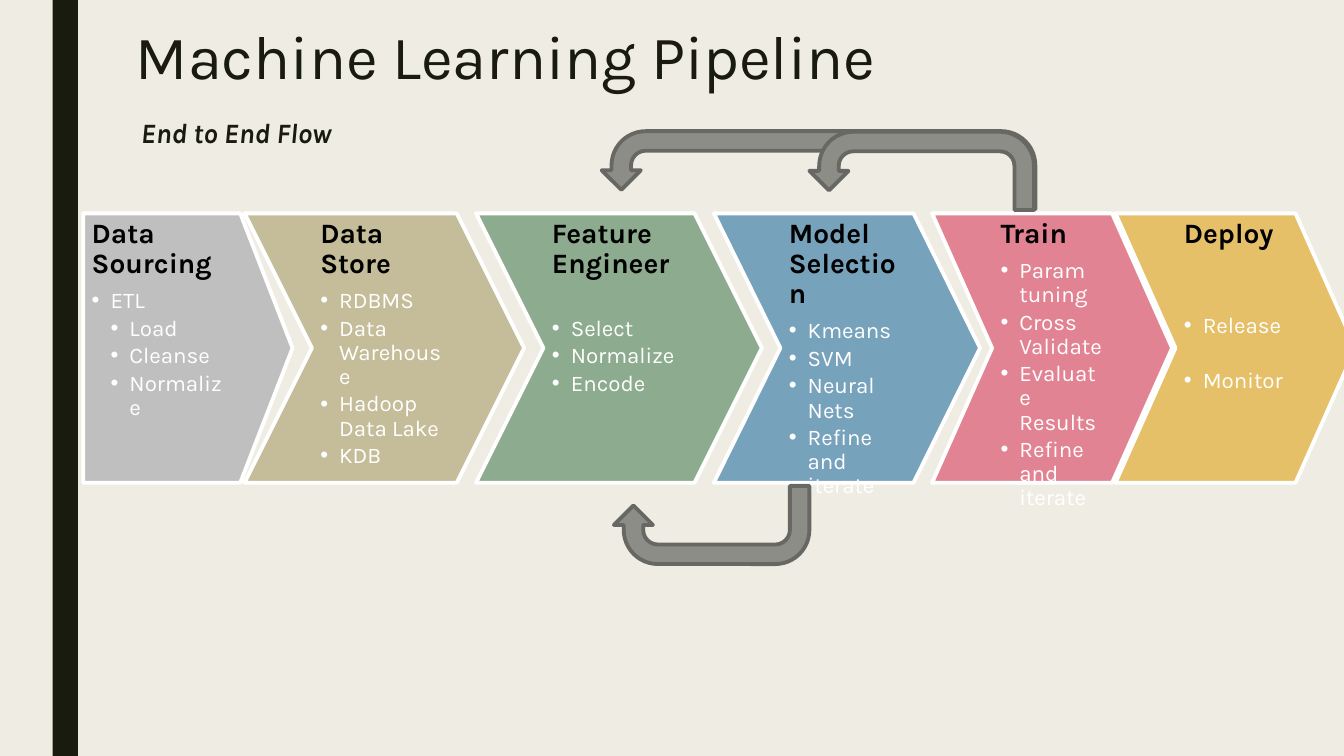
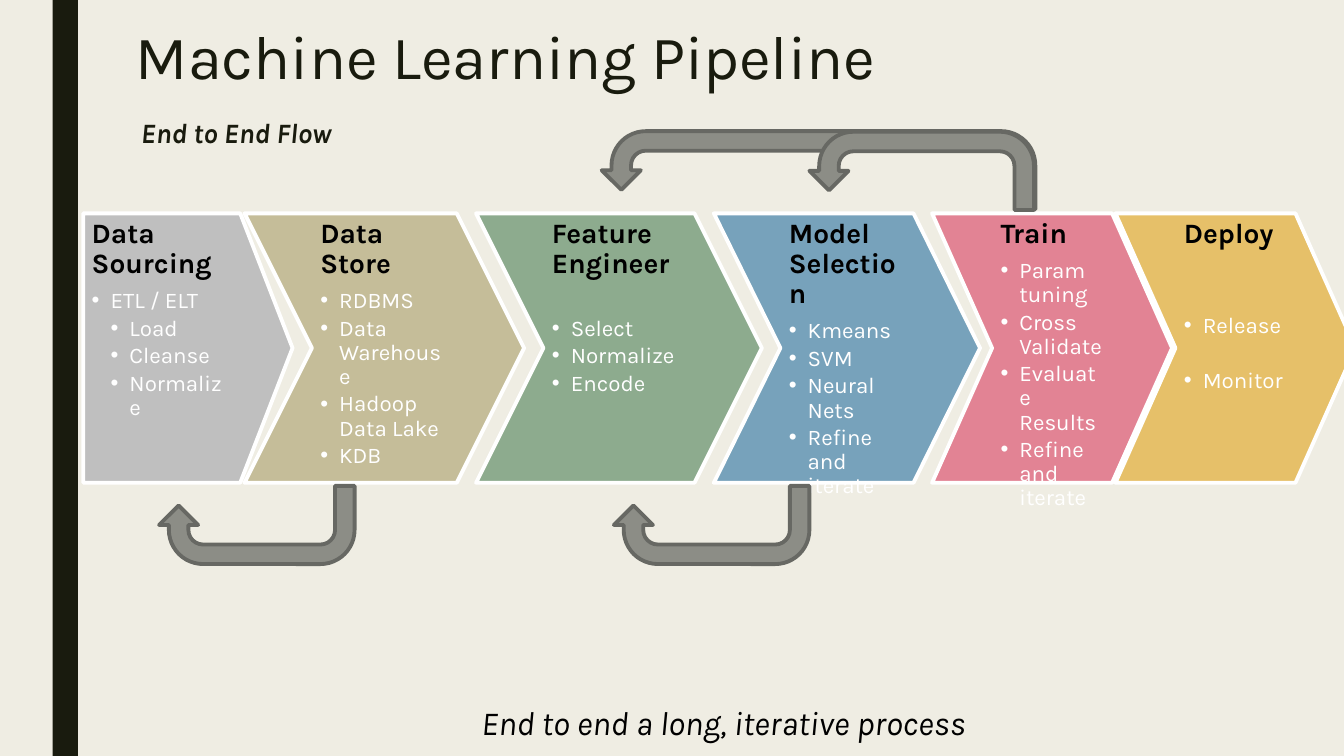
Before and after one commit to dougfoo/machineLearning, a slide deck: slide 6 of talks/MachineLearning101.pptx. Drawn at 1344x756 pixels with LibreOffice and Linux fonts; fonts in the diff are those of the drawing. Boxes give left, top, right and bottom in pixels: in the first picture for what was removed or moved away, otherwise in the second. Text is boxed around its words. In the diff, an @@ line names an element or a change of style, - is before the commit and + after.

```diff
--- a/talks/MachineLearning101.pptx
+++ b/talks/MachineLearning101.pptx
@@ text at box(111, 294, 198, 308): text changed @@
-  • ETL
+  • ETL / ELT
@@ uturn arrow added at box(159, 486, 355, 565), fill #8C8D86, outline #686863 2.75 pt @@
@@ text added at box(481, 712, 966, 743), 24 pt, text #000000, italic @@
+End to end a long, iterative process
```
Also in this commit, not shown: 6 other slides changed.
